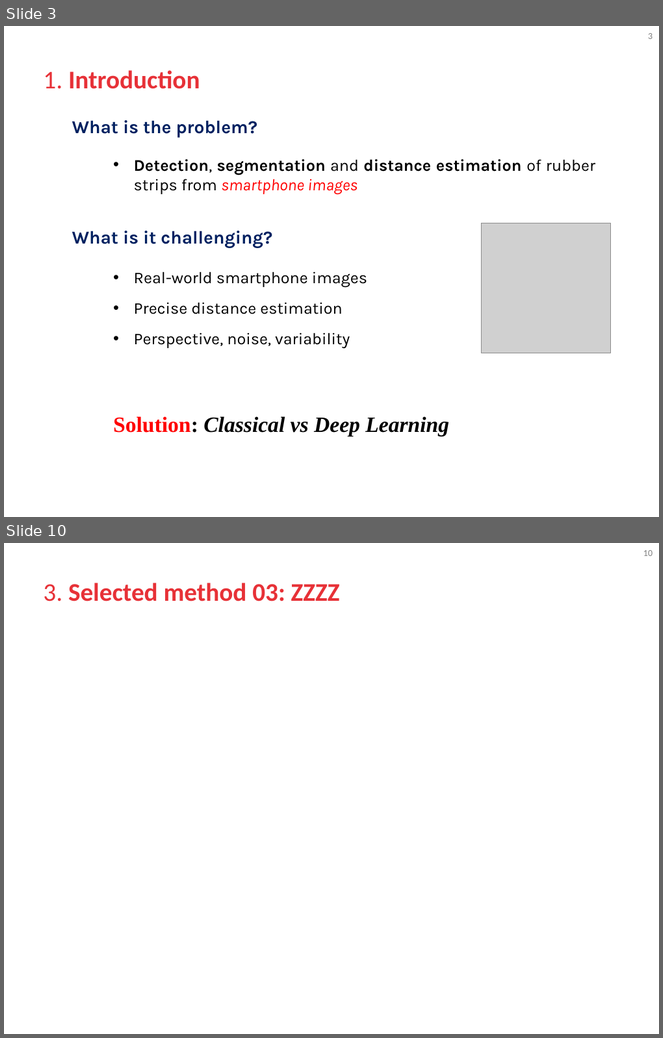
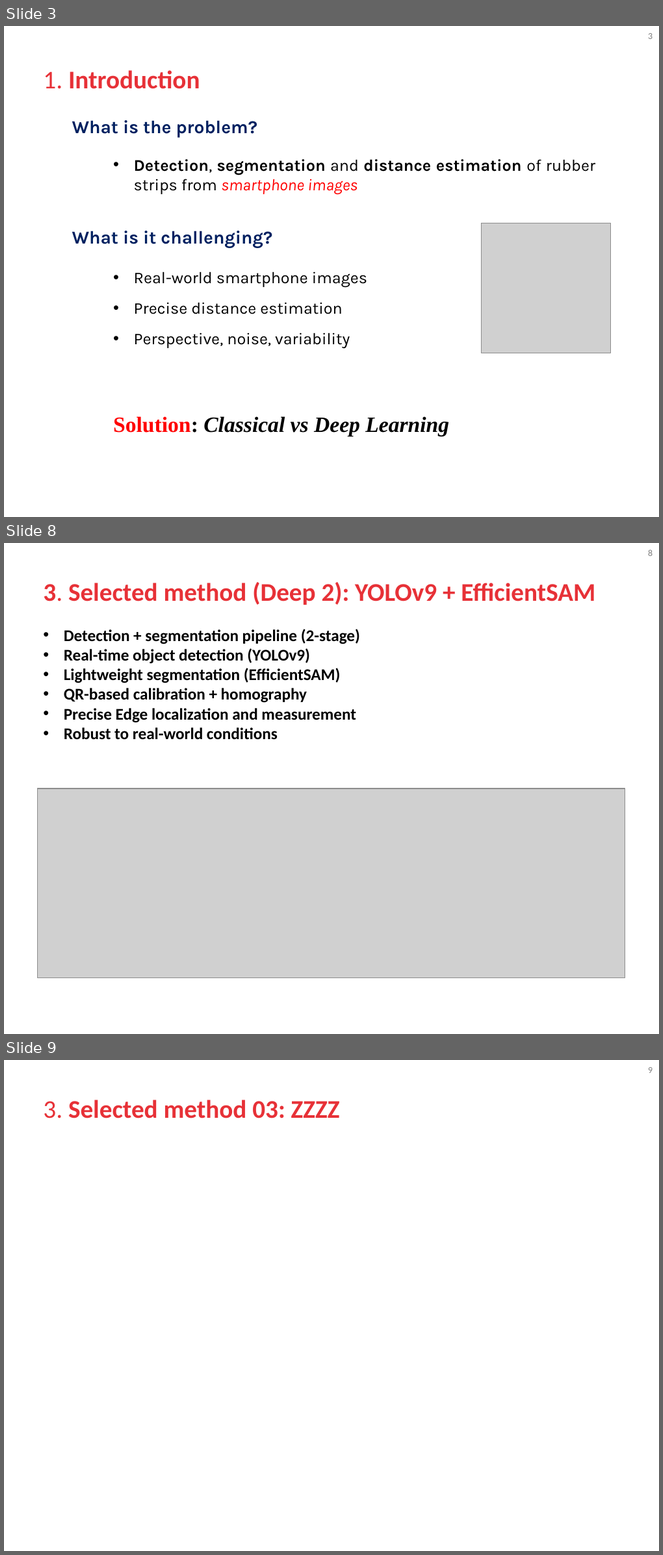
Before and after one commit to blooraayy/VA_RetoMichelin, a slide deck: docs/GIDIA_VA_Course_Project_Presentations.pptx. Shown one above the other, each under a label of ours: slides 3 and 10 before the commit, slides 3, 8 and 9 after it; the slides between them are not shown. The pictures are 663x1038 and 663x1555 pixels, drawn with LibreOffice and Linux fonts; fonts in the diff are those of the drawing; grey boxes stand for pictures; background and template pictures are left out. Boxes give left, top, right and bottom in pixels: in the first picture for what was removed or moved away, otherwise in the second. Text is boxed around its words. In the diff, an @@ line names an element or a change of style, - is before the commit and + after.

Commit message:
slides deep finished

```diff
--- a/docs/GIDIA_VA_Course_Project_Presentations.pptx
+++ b/docs/GIDIA_VA_Course_Project_Presentations.pptx
@@ slide 8 added at (4,543,659,1034), background #FFFFFF; not listed: 1 template element that a slide beside it also shows @@
@@ title added at (43,582,596,605), 28 pt, text #E73137, bold @@
+3. Selected method (Deep 2): YOLOv9 + EfficientSAM
@@ text added at (64,629,360,740), 18 pt, text #000000, bold @@
+• Detection + segmentation pipeline (2-stage)
+• Real-time object detection (YOLOv9)
+• Lightweight segmentation (EfficientSAM)
+• QR-based calibration + homography
+• Precise Edge localization and measurement
+• Robust to real-world conditions
@@ picture added at (38,789,626,978) @@
@@ what was slide 10 is now slide 9 @@
@@ page number at (648,1067,653,1073): text changed @@
-10
+9
```
Also in this commit, not shown: 5 slides changed, 2 slides removed, 1 other file.
